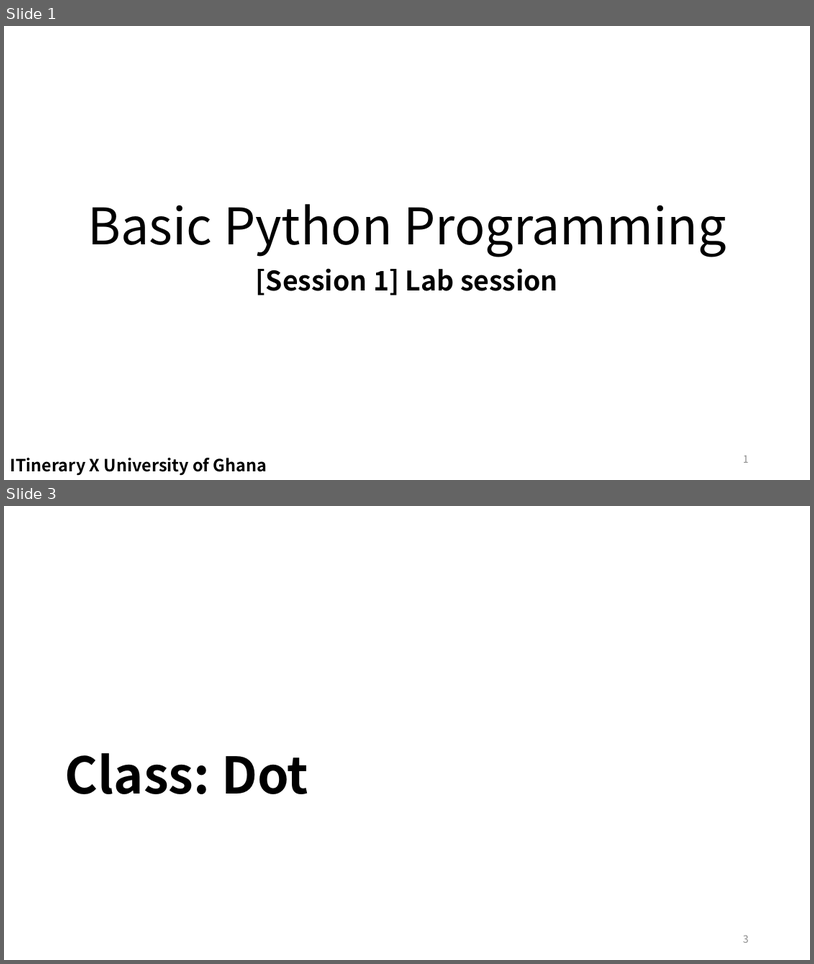
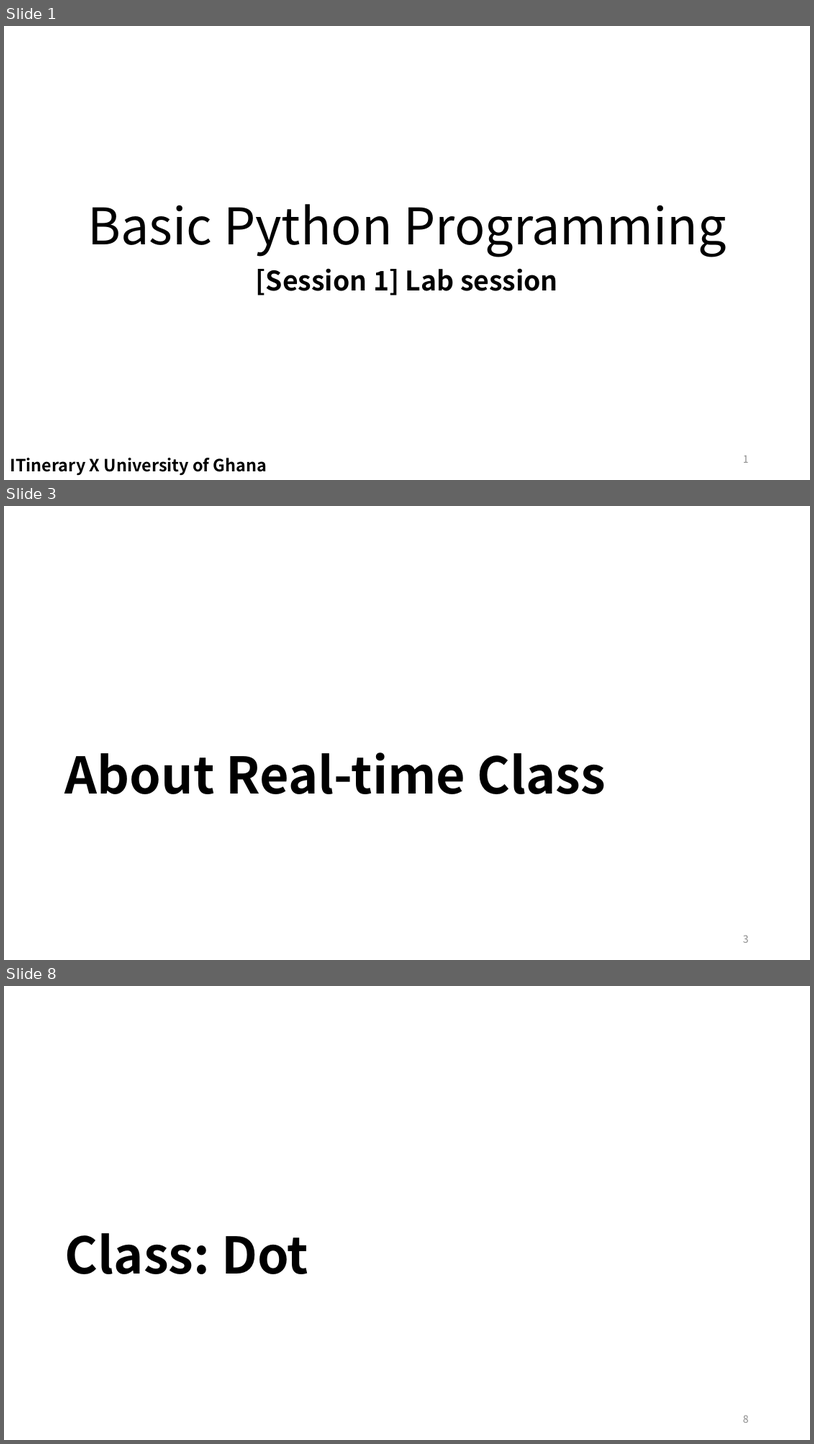
Before and after one commit to EunSeong-Park/EunSeong-Park.github.io, a slide deck: contents/2020_ITinerary/assets/session_1/labsession.pptx. Shown one above the other, each under a label of ours: slides 1 and 3 before the commit, slides 1, 3 and 8 after it; the slides between them are not shown. The pictures are 814x964 and 814x1444 pixels, drawn with LibreOffice and Linux fonts; fonts in the diff are those of the drawing. Boxes give left, top, right and bottom in pixels: in the first picture for what was removed or moved away, otherwise in the second. Text is boxed around its words. In the diff, an @@ line names an element or a change of style, - is before the commit and + after.

```diff
--- a/contents/2020_ITinerary/assets/session_1/labsession.pptx
+++ b/contents/2020_ITinerary/assets/session_1/labsession.pptx
@@ slide 3 added at <box>4,506,810,960</box>, background #FFFFFF @@
@@ title added at <box>65,752,607,794</box>, 60 pt, text #000000, bold @@
+About Real-time Class
@@ page number added at <box>743,934,749,942</box>, 12 pt, text #8C8C8C @@
+3
@@ what was slide 3 is now slide 8 @@
```
Also in this commit, not shown: 3 slides changed, 4 other slides added, 14 other files.
